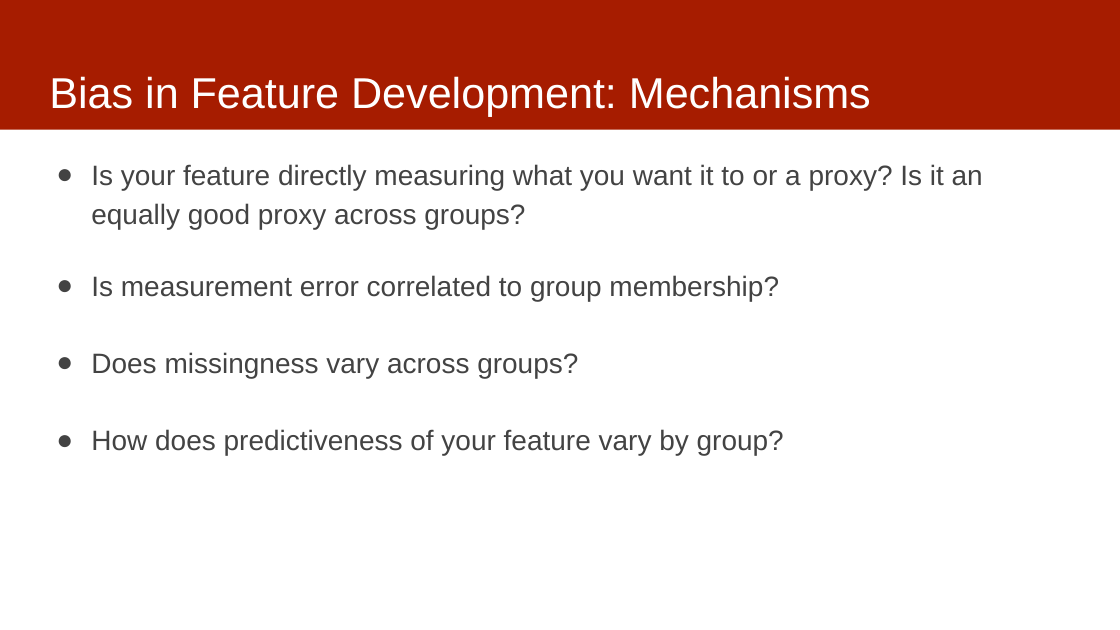
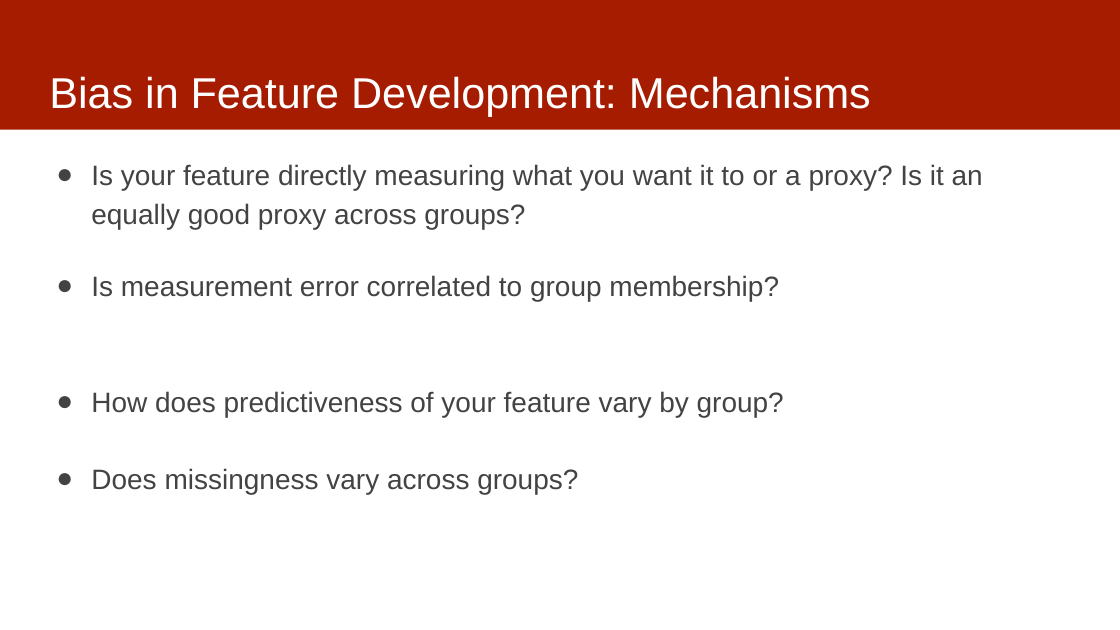
Before and after one commit to dssg/MLinPractice, a slide deck: slide 7 of Lectures/Lecture7-Features.pptx. Drawn at 1120x630 pixels with LibreOffice and Linux fonts; fonts in the diff are those of the drawing. Boxes give left, top, right and bottom in pixels: in the first picture for what was removed or moved away, otherwise in the second. Text is boxed around its words. In the diff, an @@ line names an element or a change of style, - is before the commit and + after.

Commit message:
:updated features

```diff
--- a/Lectures/Lecture7-Features.pptx
+++ b/Lectures/Lecture7-Features.pptx
@@ text at bbox=[91, 391, 784, 417]: paragraph added @@
+● How does predictiveness of your feature vary by group?
@@ text at bbox=[91, 429, 784, 455]: paragraph removed @@
-● How does predictiveness of your feature vary by group?
```
Also in this commit, not shown: 1 other slide changed.
